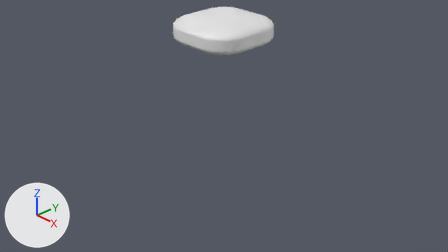
One commit to the Blender file Assets/Table.blend: the scene before it, then after it.
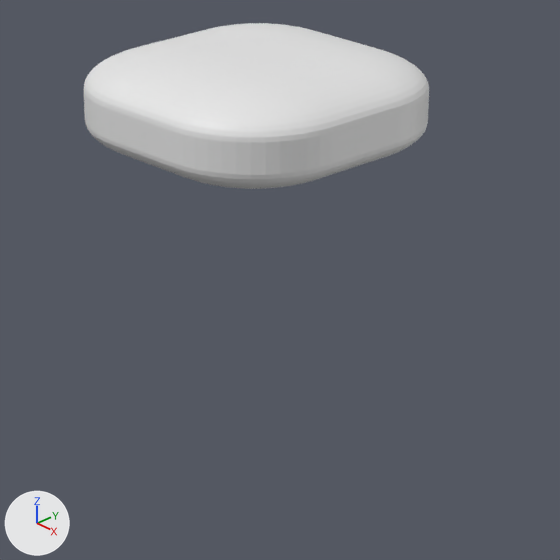
There are two pictures of each version: one from the file's camera 'Camera', one close up on the part from 33% to 70% of the width and 0% to 65% of the height. The lights are fixed; the arrows at lower left show +X, +Y and +Z. The older version's two pictures come first.
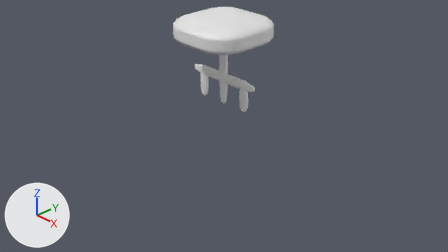
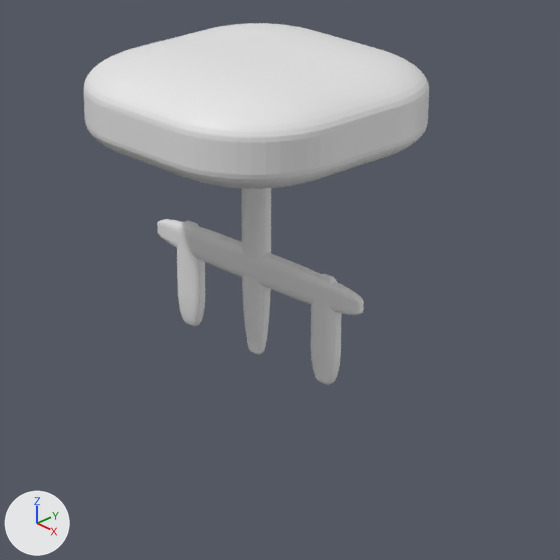
What differs and where, as boxes (x1, y1, x2, y2) in the close-ups (560 x 560 px):
'Cube.002', added: after (157, 219, 364, 315)
'Cube.001', added: after (242, 188, 271, 355)
'Cube.003', added: after (311, 274, 342, 385)
'Cube.005', added: after (177, 221, 205, 326)

The change, as a diff of the scene's bpy script:
```diff
--- a/Assets/Table.blend.py
+++ b/Assets/Table.blend.py
@@ mat_material_005 @@
+mat_material_005 = principled_material('Material.005')
+mat_material_005.base_color = (0.8, 0.8, 0.8)  # white #e7e7e7
@@ mat_material_003 @@
+mat_material_003 = principled_material('Material.003')
+mat_material_003.base_color = (0.8, 0.8, 0.8)  # white #e7e7e7
@@ mat_material_002 @@
+mat_material_002 = principled_material('Material.002')
+mat_material_002.base_color = (0.8, 0.8, 0.8)  # white #e7e7e7
@@ mat_material_001 @@
+mat_material_001 = principled_material('Material.001')
+mat_material_001.base_color = (0.8, 0.8, 0.8)  # white #e7e7e7
@@ me_cube_005 @@
+me_cube_005.from_pydata(...)  # a box spanning x -1.0..1.0, y -1.0..1.0, z -1.0..1.0
+me_cube_005.materials.append(mat_material_005)  # white #e7e7e7
@@ me_cube_003 @@
+me_cube_003.from_pydata(...)  # a box spanning x -1.0..1.0, y -1.0..1.0, z -1.0..1.0
+me_cube_003.materials.append(mat_material_003)  # white #e7e7e7
@@ me_cube_002 @@
+me_cube_002.from_pydata(...)  # a box spanning x -1.0..1.0, y -1.0..1.0, z -1.0..1.0
+me_cube_002.materials.append(mat_material_002)  # white #e7e7e7
@@ me_cube_001 @@
+me_cube_001.from_pydata(...)  # a box spanning x -1.0..1.0, y -1.0..1.0, z -1.0..1.0
+me_cube_001.materials.append(mat_material_001)  # white #e7e7e7
@@ ob_cube_005 @@
+ob_cube_005 = bpy.data.objects.new('Cube.005', me_cube_005)
+ob_cube_005.location = (-0.503, 0.0, 0.683)
+ob_cube_005.scale = (0.0864, 0.0439, 0.289)
+_m = ob_cube_005.modifiers.new('Bevel', 'BEVEL')
+_m.width = 0.69
+_m.width_pct = 0.69
+_m.segments = 54
@@ ob_cube_003 @@
+ob_cube_003 = bpy.data.objects.new('Cube.003', me_cube_003)
+ob_cube_003.location = (0.506, 0.0, 0.683)
+ob_cube_003.scale = (0.0864, 0.0439, 0.289)
+_m = ob_cube_003.modifiers.new('Bevel', 'BEVEL')
+_m.width = 0.69
+_m.width_pct = 0.69
+_m.segments = 54
@@ ob_cube_002 @@
+ob_cube_002 = bpy.data.objects.new('Cube.002', me_cube_002)
+ob_cube_002.location = (0.0, -0.003, 0.881)
+ob_cube_002.rotation_euler = (0.0, 1.571, 0.0)  # degrees (0, 90, 0)
+ob_cube_002.scale = (0.0864, 0.0439, 0.75)
+_m = ob_cube_002.modifiers.new('Bevel', 'BEVEL')
+_m.width = 0.69
+_m.width_pct = 0.69
+_m.segments = 54
@@ ob_cube_001 @@
+ob_cube_001 = bpy.data.objects.new('Cube.001', me_cube_001)
+ob_cube_001.location = (0.0, 0.0, 1.142)
+ob_cube_001.scale = (0.0864, 0.0439, 0.75)
+_m = ob_cube_001.modifiers.new('Bevel', 'BEVEL')
+_m.width = 0.69
+_m.width_pct = 0.69
+_m.segments = 54
```
